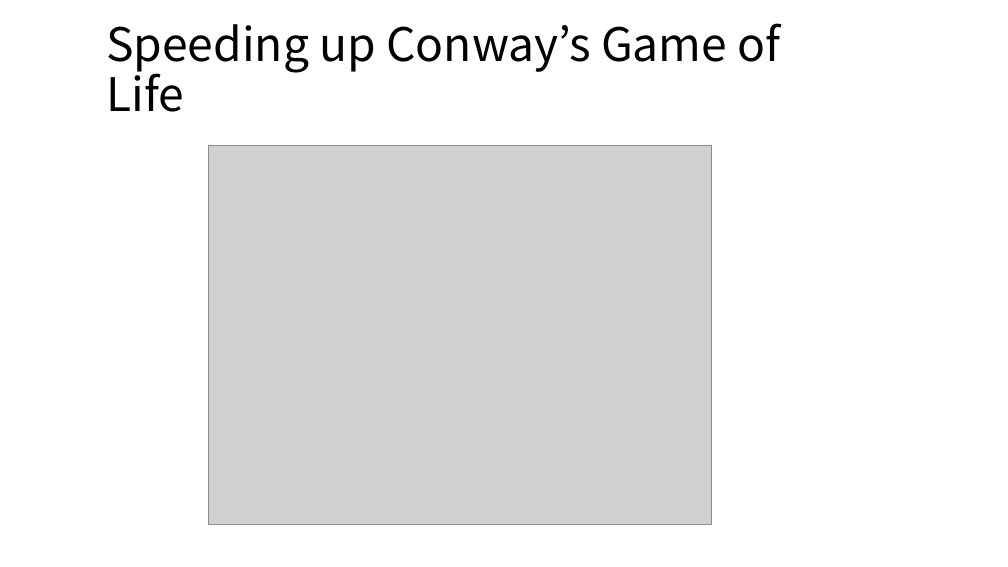
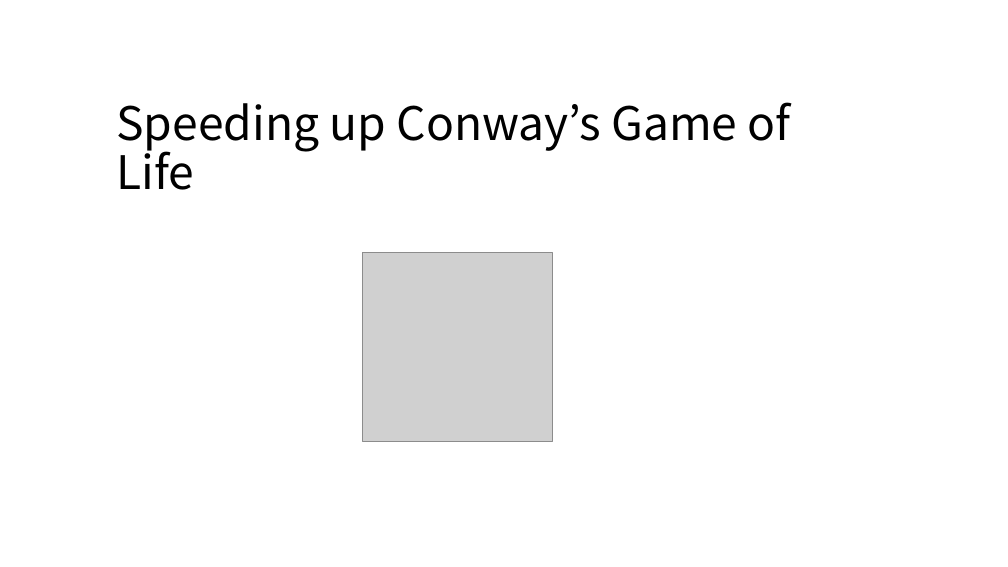
Before and after one commit to iwatake2222/FastGameOfLife, a slide deck: slide 1 of 00_doc/LifeGameFast.pptx. Drawn at 1008x567 pixels with LibreOffice and Linux fonts; fonts in the diff are those of the drawing; grey boxes stand for pictures. Boxes give left, top, right and bottom in pixels: in the first picture for what was removed or moved away, otherwise in the second. Text is boxed around its words. In the diff, an @@ line names an element or a change of style, - is before the commit and + after.

```diff
--- a/00_doc/LifeGameFast.pptx
+++ b/00_doc/LifeGameFast.pptx
@@ title "Speeding up Conway’s Game of ...": place and size @@
-title "Speeding up Conway’s Game of ..." at (106,23,781,112)
+title "Speeding up Conway’s Game of ..." at (116,102,791,190)
@@ picture removed at (208,145,712,525) @@
@@ picture added at (363,253,552,442) @@
```
Also in this commit, not shown: 5 other slides changed, 9 slides added, 12 other files.
